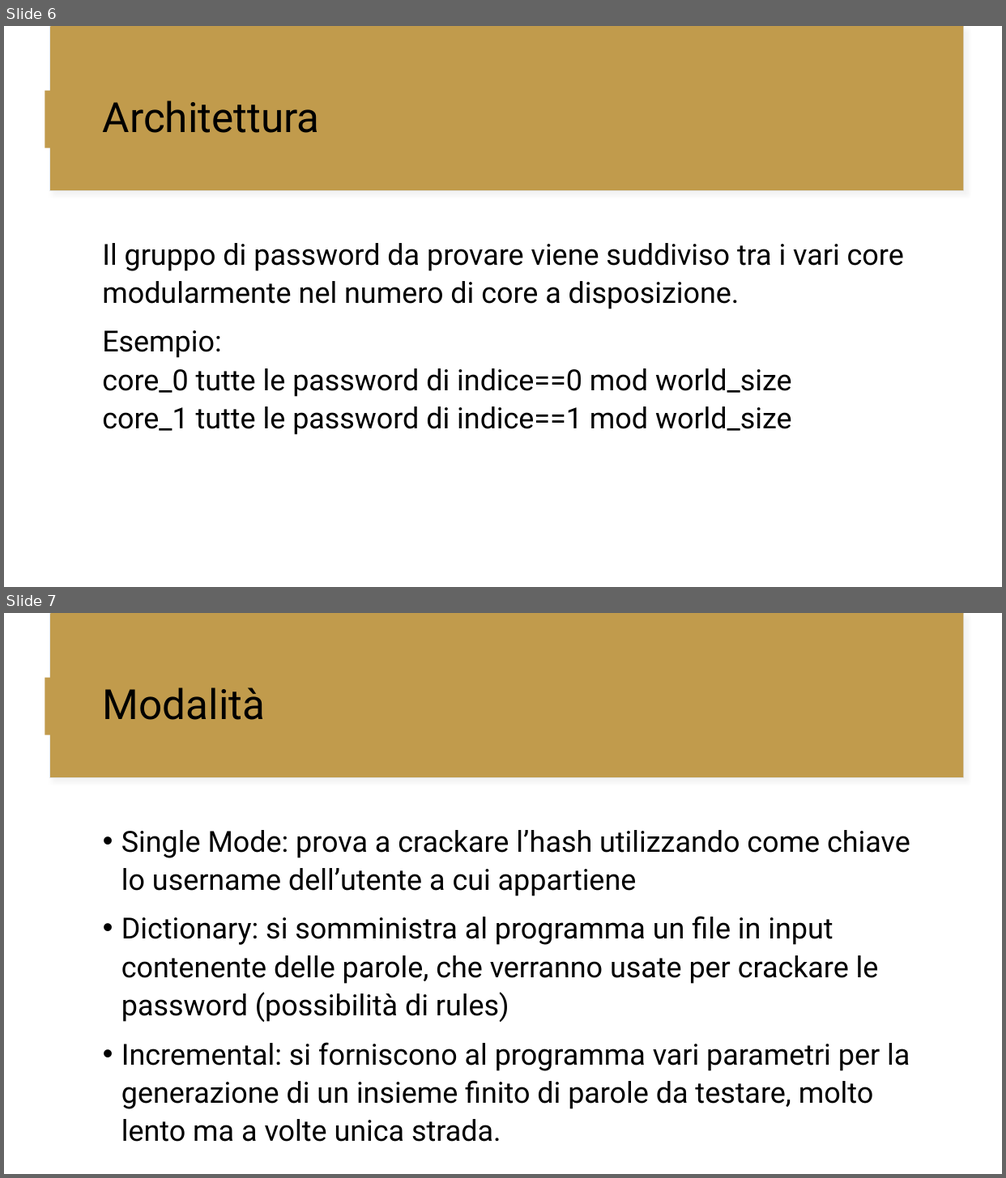
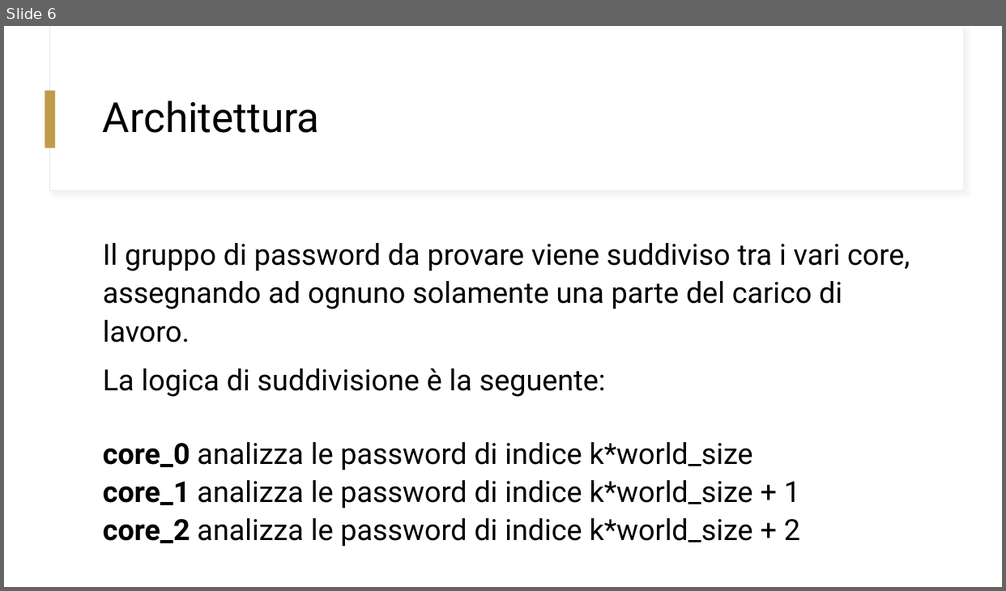
Before and after one commit to GiorgioBelli/npJohn, a slide deck: docs/NPJohn.pptx. Shown one above the other, each under a label of ours: slides 6 and 7 before the commit, slide 6 after it. The pictures are 1006x1178 and 1006x591 pixels, drawn with LibreOffice and Linux fonts; fonts in the diff are those of the drawing. Boxes give left, top, right and bottom in pixels: in the first picture for what was removed or moved away, otherwise in the second. Text is boxed around its words. In the diff, an @@ line names an element or a change of style, - is before the commit and + after.

```diff
--- a/docs/NPJohn.pptx
+++ b/docs/NPJohn.pptx
@@ slide 7 removed at [4,613,1002,1174], background #FFFFFF; not listed: 3 template elements that a slide beside it also shows @@
@@ text removed at [103,688,265,720] @@
-Modalità
@@ text removed at [121,830,910,1110] @@
-• Single Mode: prova a crackare l’hash utilizzando come chiave lo username dell’utente a cui appartiene
-• Dictionary: si somministra al programma un file in input contenente delle parole, che verranno usate per crackare le password (possibilità di rules)
-• Incremental: si forniscono al programma vari parametri per la generazione di un insieme finito di parole da testare, molto lento ma a volte unica strada.
@@ slide 6 changed as well @@
@@ rectangle at [49,26,964,191]: fill #C19B4C to #FFFFFF @@
@@ rectangle at [50,26,964,190]: fill #C19B4C to #FFFFFF @@
@@ text at [103,243,910,547]: text changed @@
-Il gruppo di password da provare viene suddiviso tra i vari core modularmente nel numero di core a disposizione.
-Esempio:
-core_0 tutte le password di indice==0 mod world_size
-core_1 tutte le password di indice==1 mod world_size
+Il gruppo di password da provare viene suddiviso tra i vari core, assegnando ad ognuno solamente una parte del carico di lavoro.
+La logica di suddivisione è la seguente:
+core_0 analizza le password di indice k*world_size
+core_1 analizza le password di indice k*world_size + 1
+core_2 analizza le password di indice k*world_size + 2
```
Also in this commit, not shown: 6 other slides changed, 1 slide added, 2 other slides removed, 2 other files.
